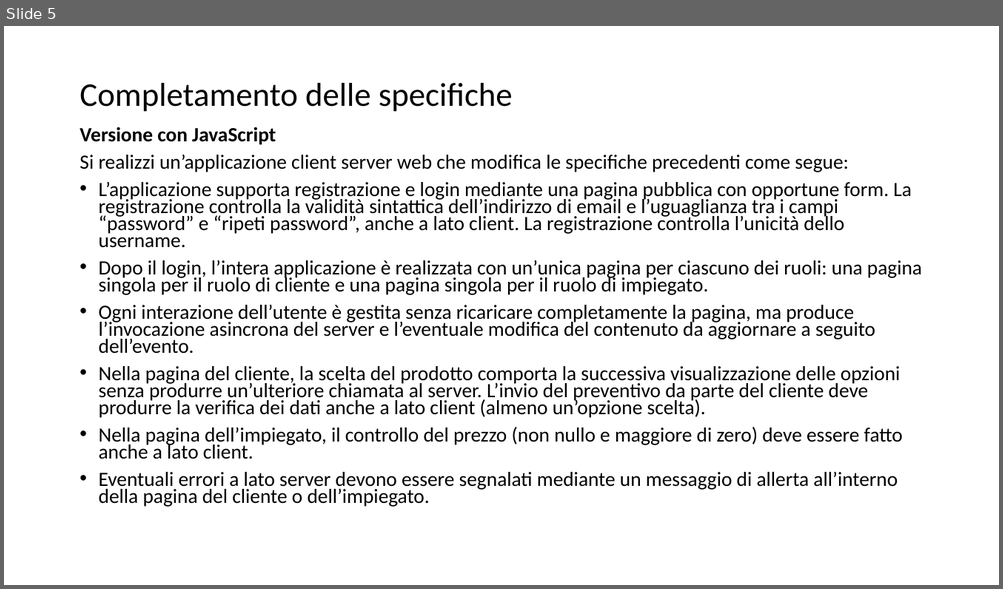
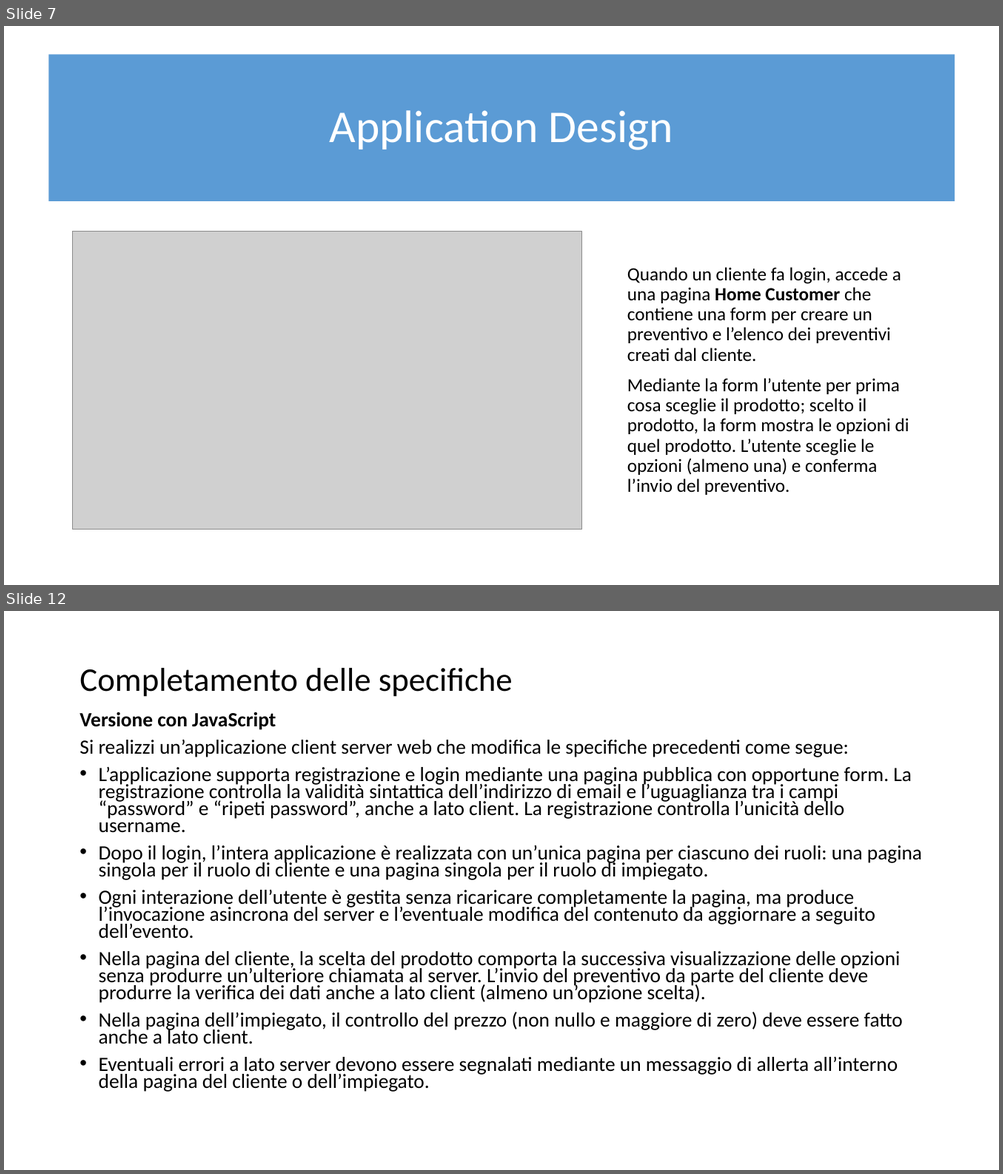
Before and after one commit to riccardopaltrinieri/Quotations-Web-App, a slide deck: Gestione Preventivi.pptx. Shown one above the other, each under a label of ours: slide 5 before the commit, slides 7 and 12 after it; the slides between them are not shown. The pictures are 1003x589 and 1003x1174 pixels, drawn with LibreOffice and Linux fonts; fonts in the diff are those of the drawing; grey boxes stand for pictures. Boxes give left, top, right and bottom in pixels: in the first picture for what was removed or moved away, otherwise in the second. Text is boxed around its words. In the diff, an @@ line names an element or a change of style, - is before the commit and + after.

```diff
--- a/Gestione Preventivi.pptx
+++ b/Gestione Preventivi.pptx
@@ slide 7 added at box(4, 26, 999, 585), background #FFFFFF @@
@@ rectangle added at box(48, 54, 955, 201), fill #5B9BD5 @@
@@ title added at box(330, 110, 673, 150), 44 pt, text #FFFFFF @@
+Application Design
@@ picture added at box(73, 231, 581, 530) @@
@@ text added at box(627, 267, 909, 495), 18 pt, text #000000 @@
+Quando un cliente fa login, accede a una pagina Home Customer che contiene una form per creare un preventivo e l’elenco dei preventivi creati dal cliente.
+Mediante la form l’utente per prima cosa sceglie il prodotto; scelto il prodotto, la form mostra le opzioni di quel prodotto. L’utente sceglie le opzioni (almeno una) e conferma l’invio del preventivo.
@@ what was slide 5 is now slide 12 @@
```
Also in this commit, not shown: 4 slides changed, 7 other slides added, 16 other files.
